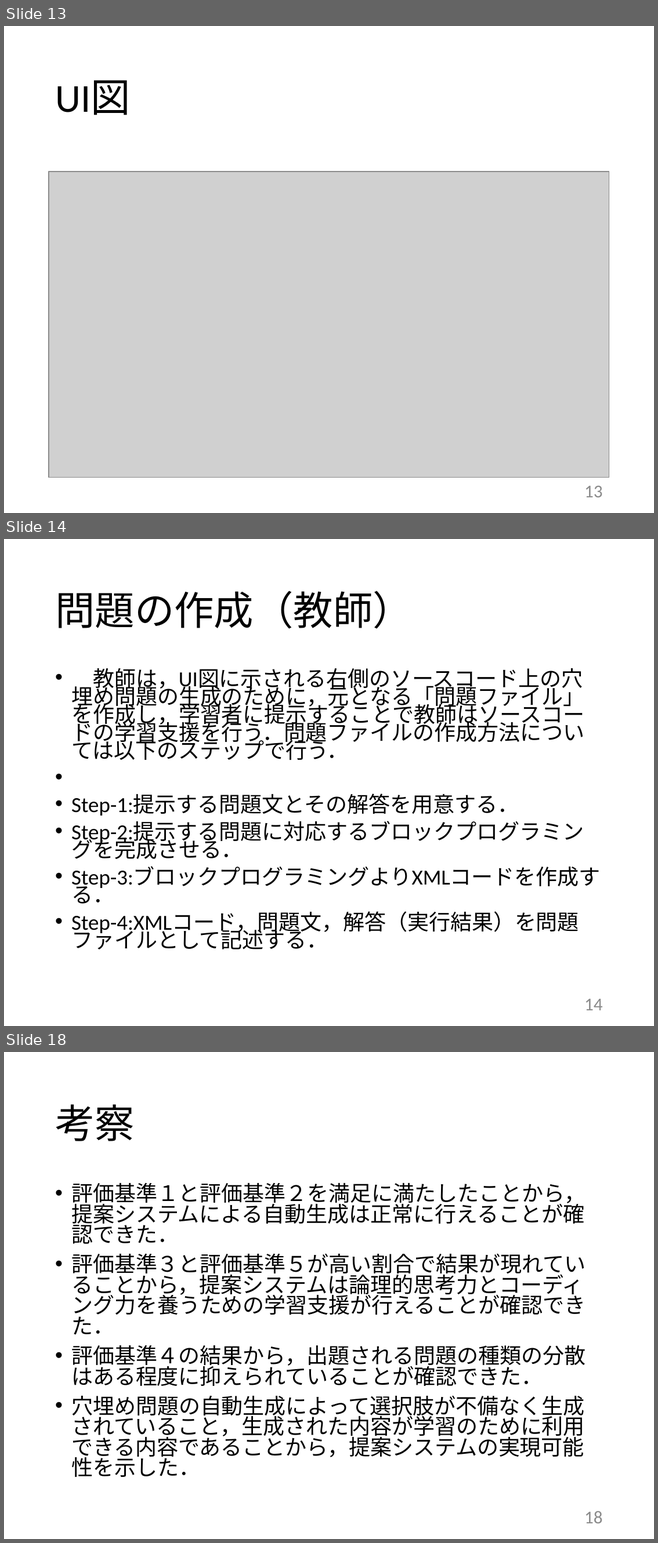
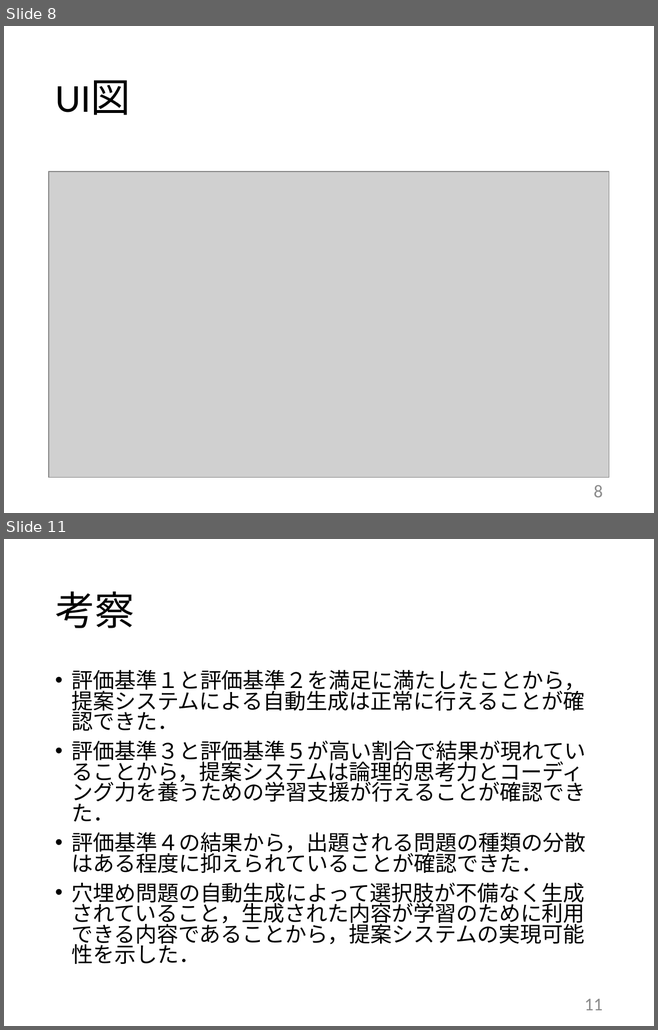
Before and after one commit to kait-takanolab/1821121-shimaoka-thesis, a slide deck: 1821121_shimaoka_thesis.pptx. Shown one above the other, each under a label of ours: slides 13, 14 and 18 before the commit, slides 8 and 11 after it; the slides between them are not shown. The pictures are 658x1543 and 658x1030 pixels, drawn with LibreOffice and Linux fonts; fonts in the diff are those of the drawing; grey boxes stand for pictures. Boxes give left, top, right and bottom in pixels: in the first picture for what was removed or moved away, otherwise in the second. Text is boxed around its words. In the diff, an @@ line names an element or a change of style, - is before the commit and + after.

```diff
--- a/1821121_shimaoka_thesis.pptx
+++ b/1821121_shimaoka_thesis.pptx
@@ slide 14 removed at (x1=4, y1=539, x2=654, y2=1026), background #FFFFFF @@
@@ title removed at (x1=55, y1=591, x2=412, y2=629) @@
-問題の作成（教師）
@@ text removed at (x1=71, y1=668, x2=600, y2=950) @@
-• 教師は，UI図に示される右側のソースコード上の穴埋め問題の生成のために，元となる「問題ファイル」を作成し，学習者に提示することで教師はソースコードの学習支援を行う．問題ファイルの作成方法については以下のステップで行う．
-• Step-1:提示する問題文とその解答を用意する．
-• Step-2:提示する問題に対応するブロックプログラミングを完成させる．
-• Step-3:ブロックプログラミングよりXMLコードを作成する．
-• Step-4:XMLコード，問題文，解答（実行結果）を問題ファイルとして記述する．
@@ page number removed at (x1=584, y1=999, x2=603, y2=1011) @@
-14
@@ what was slide 13 is now slide 8 @@
@@ page number at (x1=593, y1=485, x2=603, y2=498): text changed @@
-13
+8
@@ what was slide 18 is now slide 11 @@
@@ page number at (x1=584, y1=999, x2=603, y2=1011): text changed @@
-18
+11
```
Also in this commit, not shown: 5 slides changed, 6 other slides removed, 4 other files.
